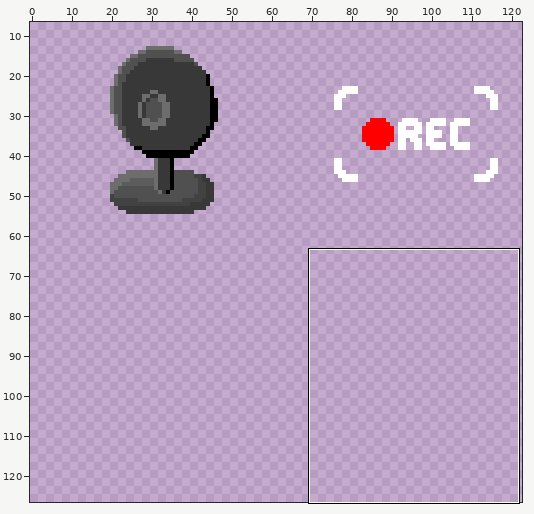
Edited in one commit: sprite sheet (Assets/Tiles/Webcam.png). The picture above shows the old version from afar; the outline marks the close-up.
Close-up. First the earlier version:
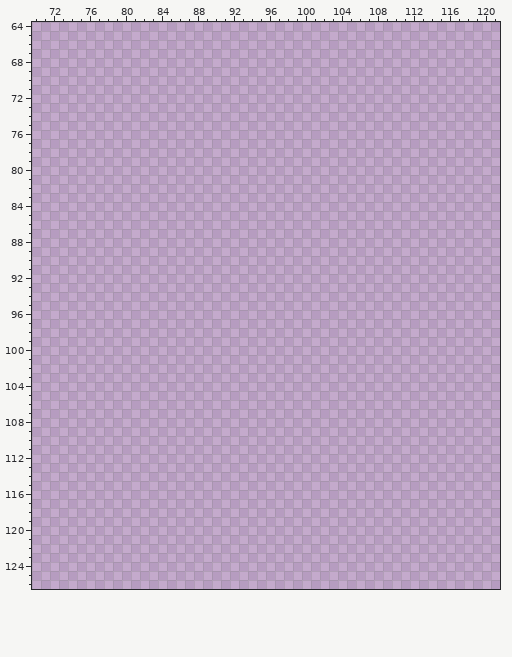
The file is 192x128 pixels. Pixels under 10% opacity are left out. Colours within 5 levels of each other are drawn and written as one. Shown: x 70..121, y 64..126. The wide view leaves out empty margins. The commit also changed other parts of the picture, which this record leaves out.
And afterwards:
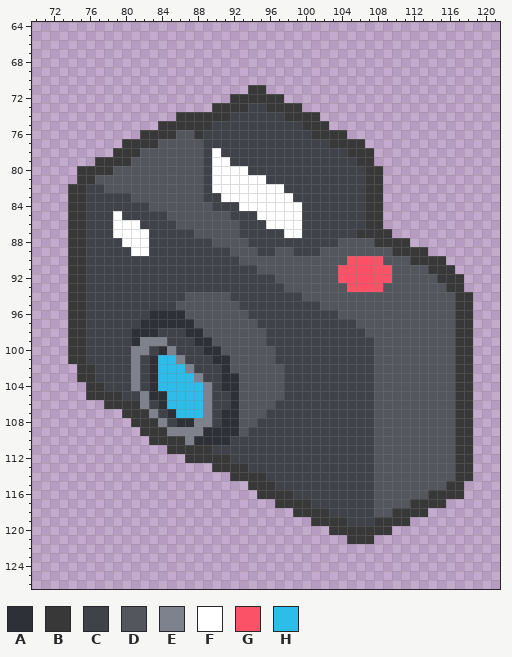
Palette (. is transparent): A #2e3038  B #383838  C #3f4249  D #53565d  E #7e828d  F #ffffff  G #fb5268  H #2cbdeb
Difference:
y 71: x 94..95 .. -> BB
y 72: x 92..97 ...... -> BBBBBB
y 73: x 90..99 .......... -> BBBBCCBBBB
y 74: x 86..101 ................ -> BBBBBBCCCCCCBBBB
y 75: x 84..102 ................... -> BBBBBBCCCCCCCCCCBBB
y 76: x 82..104 ....................... -> BBBBDDBCCCCCCCCCCCCBBBB
y 77: x 80..106 ........................... -> BBBBDDDDDCCCCCCCCCCCCCCBBBB
y 78: x 79..107 ............................. -> BBBDDDDDDDCFCCCCCCCCCCCCCCBBB
y 79: x 77..107 ............................... -> BBBBDDDDDDDDCFFCCCCCCCCCCCCCCBB
y 80: x 75..108 .................................. -> BBBBDDDDDDDDDDCFFFFCCCCCCCCCCCCCBB
y 81: x 75..108 .................................. -> BBDDDDDDDDDDDDCFFFFFFCCCCCCCCCCCBB
y 82: x 74..108 ................................... -> BBCCDDDDDDDDDDDCFFFFFFFFCCCCCCCCCBB
y 83: x 74..108 ................................... -> BBCCCCCDDDDDDDDCCFFFFFFFFCCCCCCCCBB
y 84: x 74..108 ................................... -> BBCCCCCCCDDDDDDDCCCFFFFFFFCCCCCCCBB
y 85: x 74..108 ................................... -> BBCCCFCCCCCDDDDDDDCCCFFFFFCCCCCCCBB
y 86: x 74..108 ................................... -> BBCCCFFFCCCCDDDDDDDCCCFFFFCCCCCCCBB
y 87: x 74..109 .................................... -> BBCCCFFFFCCCCCDDDDDCCCCCFFCCCCCCBBBB
y 88: x 74..111 ...................................... -> BBCCCCFFFCCCCCCCDDDDCCCCCCCCCCDDDDBBBB
y 89: x 74..113 ........................................ -> BBCCCCCFFCCCCCCCCCDDDCCDDCCCDDDDDDDDBBBB
y 90: x 74..115 .......................................... -> BBCCCCCCCCCCCCCCCCCDDDDDDDDDDDDGGGGDDDBBBB
y 91: x 74..116 ........................................... -> BBCCCCCCCCCCCCCCCCCCCDDDDDDDDDGGGGGGDDDDBBB
y 92: x 74..117 ............................................ -> BBCCCCCCCCCCCCCCCCCCCCCDDDDDDDGGGGGGDDDDDBBB
y 93: x 74..117 ............................................ -> BBCCCCCCCCCCCCCCCCCCCCCCDDDDDDDGGGGDDDDDDDBB
y 94: x 74..118 ............................................. -> BBCCCCCCCCCCCDDDDDCCCCCCCCDDDDDDDDDDDDDDDDDBB
y 95: x 74..118 ............................................. -> BBCCCCCCCCCCDDDDDDDCCCCCCCCCDDDDDDDDDDDDDDDBB
y 96: x 74..118 ............................................. -> BBCCCCCCCAAAADDDDDDDCCCCCCCCCCDDDDDDDDDDDDDBB
y 97: x 74..118 ............................................. -> BBCCCCCCAAAAAADDDDDDDCCCCCCCCCCCDDDDDDDDDDDBB
y 98: x 74..118 ............................................. -> BBCCCCCAAACCCAADDDDDDDCCCCCCCCCCCDDDDDDDDDDBB
y 99: x 74..118 ............................................. -> BBCCCCCAEEECCCAADDDDDDCCCCCCCCCCCCDDDDDDDDDBB
y 100: x 74..118 ............................................. -> BBCCCCCEECAECCCAADDDDDDCCCCCCCCCCCDDDDDDDDDBB
y 101: x 74..118 ............................................. -> BBCCCCCECAHHECCCAADDDDDCCCCCCCCCCCDDDDDDDDDBB
y 102: x 75..118 ............................................ -> BBCCCCECAHHHECCCADDDDDDCCCCCCCCCCDDDDDDDDDBB
y 103: x 75..118 ............................................ -> BBCCCCECAHHHHECCAADDDDDCCCCCCCCCCDDDDDDDDDBB
y 104: x 76..118 ........................................... -> BBCCCECAHHHHHECAADDDDDCCCCCCCCCCDDDDDDDDDBB
y 105: x 76..118 ........................................... -> BBBBCCEAAHHHHECCADDDDDCCCCCCCCCCDDDDDDDDDBB
y 106: x 78..118 ......................................... -> BBBBECAHHHHECCADDDDCCCCCCCCCCCDDDDDDDDDBB
y 107: x 80..118 ....................................... -> BBBECAHHHECAADDDCCCCCCCCCCCCDDDDDDDDDBB
y 108: x 81..118 ...................................... -> BBBECAAEECAADDCCCCCCCCCCCCCDDDDDDDDDBB
y 109: x 82..118 ..................................... -> BBBEEEEAAAADCCCCCCCCCCCCCCDDDDDDDDDBB
y 110: x 83..118 .................................... -> BBBBEAAAACCCCCCCCCCCCCCCCDDDDDDDDDBB
y 111: x 85..118 .................................. -> BBBBBCCCCCCCCCCCCCCCCCCDDDDDDDDDBB
y 112: x 87..118 ................................ -> BBBBBCCCCCCCCCCCCCCCCDDDDDDDDDBB
y 113: x 90..118 ............................. -> BBBBCCCCCCCCCCCCCCDDDDDDDDDBB
y 114: x 92..118 ........................... -> BBBBCCCCCCCCCCCCDDDDDDDDDBB
y 115: x 94..117 ........................ -> BBBCCCCCCCCCCCDDDDDDDDBB
y 116: x 95..117 ....................... -> BBBBCCCCCCCCCDDDDDDBBBB
y 117: x 97..115 ................... -> BBBBCCCCCCCDDDDBBBB
y 118: x 99..113 ............... -> BBBBCCCCCDDBBBB
y 119: x 101..111 ........... -> BBBBCCCBBBB
y 120: x 103..109 ....... -> BBBBBBB
y 121: x 105..107 ... -> BBB
Pixel boxes of the changes (left, top, right, bottom) in both close-ups:
added: (68, 85, 473, 544)
